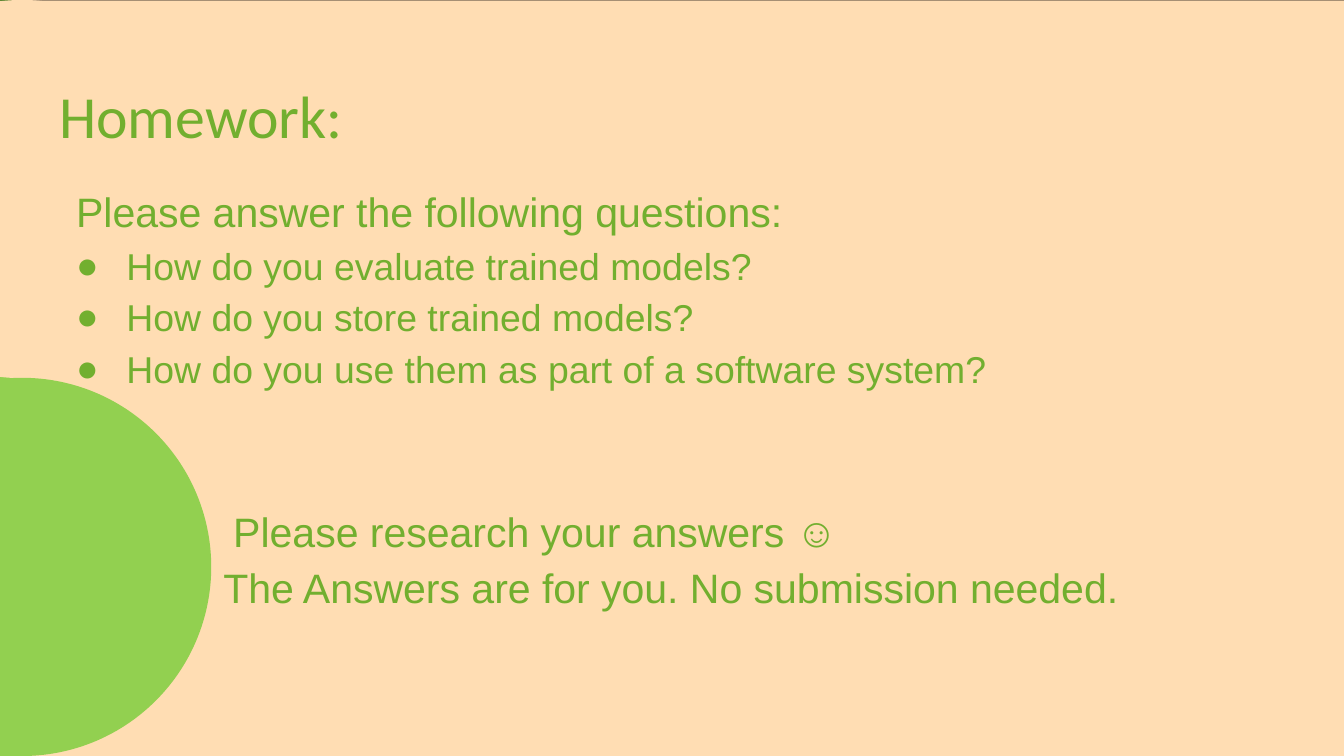
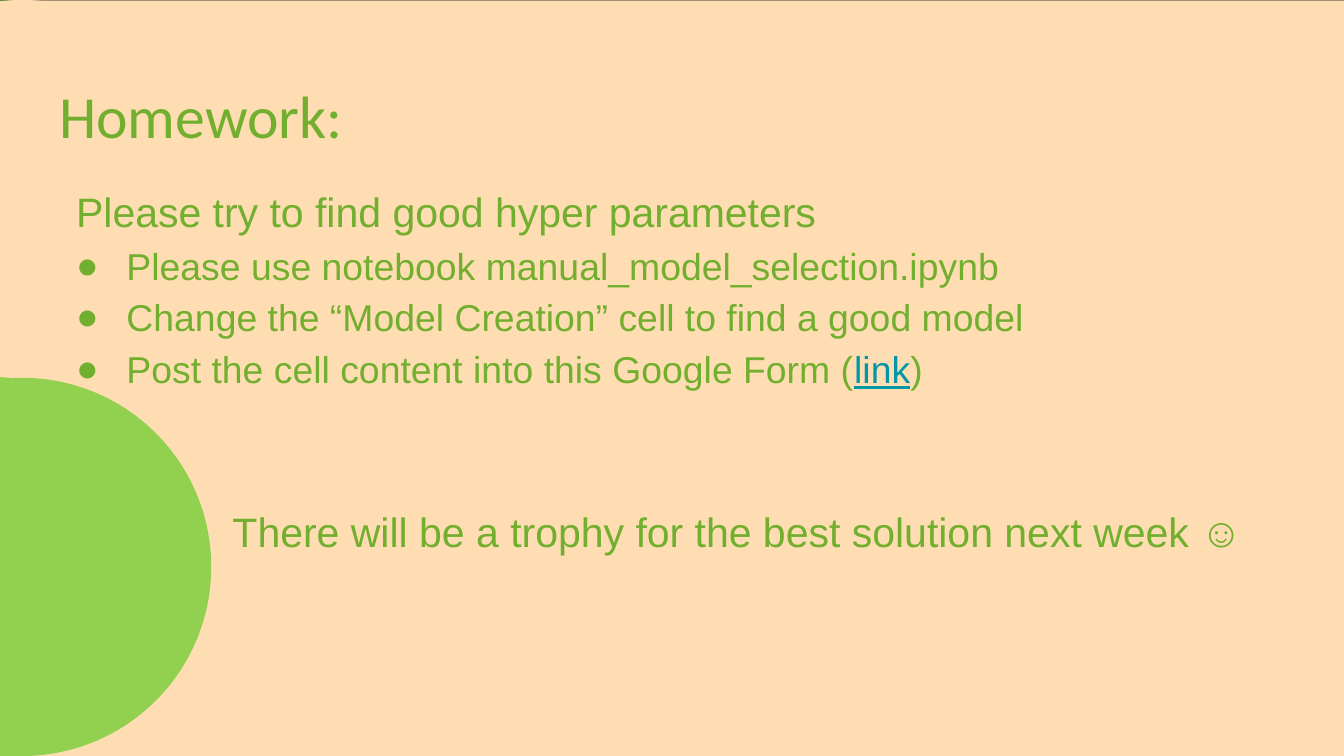
Before and after one commit to frank-trollmann/machine-learning_example-project, a slide deck: slide 20 of documentation/Session 2.pptx. Drawn at 1344x756 pixels with LibreOffice and Linux fonts; fonts in the diff are those of the drawing. Boxes give left, top, right and bottom in pixels: in the first picture for what was removed or moved away, otherwise in the second. Text is boxed around its words. In the diff, an @@ line names an element or a change of style, - is before the commit and + after.

```diff
--- a/documentation/Session 2.pptx
+++ b/documentation/Session 2.pptx
@@ text at [76,197,1189,555]: text changed; size 22 to 20 pt @@
-Please answer the following questions:
-● How do you evaluate trained models?
-● How do you store trained models?
-● How do you use them as part of a software system?
-Please research your answers ☺
-The Answers are for you. No submission needed.
+Please try to find good hyper parameters
+● Please use notebook manual_model_selection.ipynb
+● Change the “Model Creation” cell to find a good model
+● Post the cell content into this Google Form (link)
+There will be a trophy for the best solution next week ☺
```
Also in this commit, not shown: 1 other slide changed, 1 other file.
